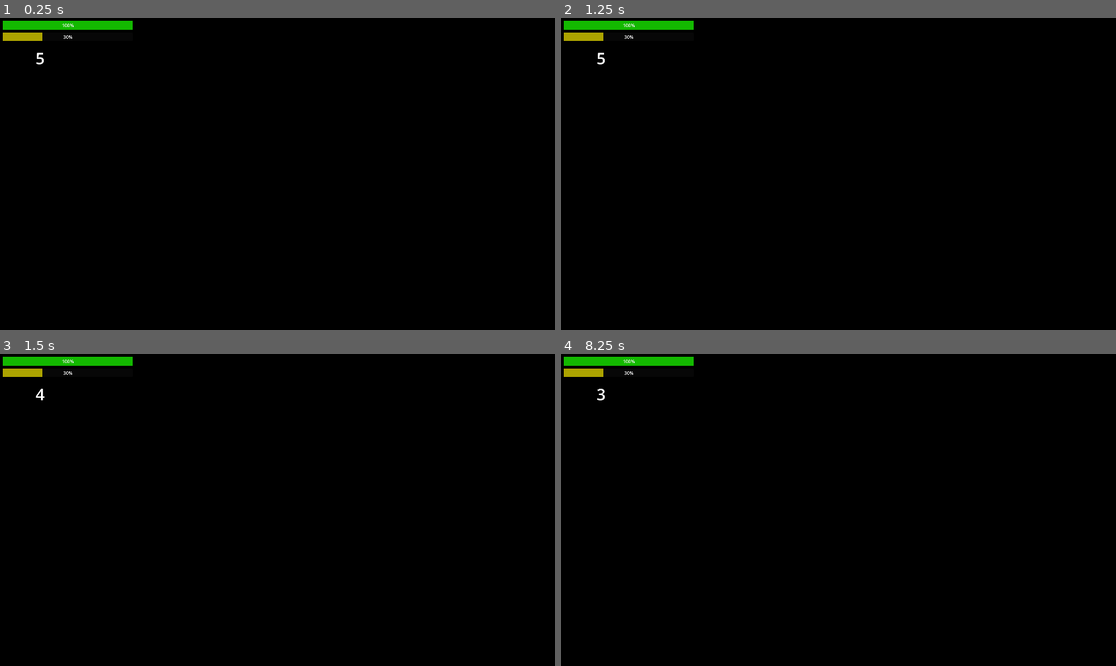
Above: before the commit, frames 1-4 (two rows, left to right).
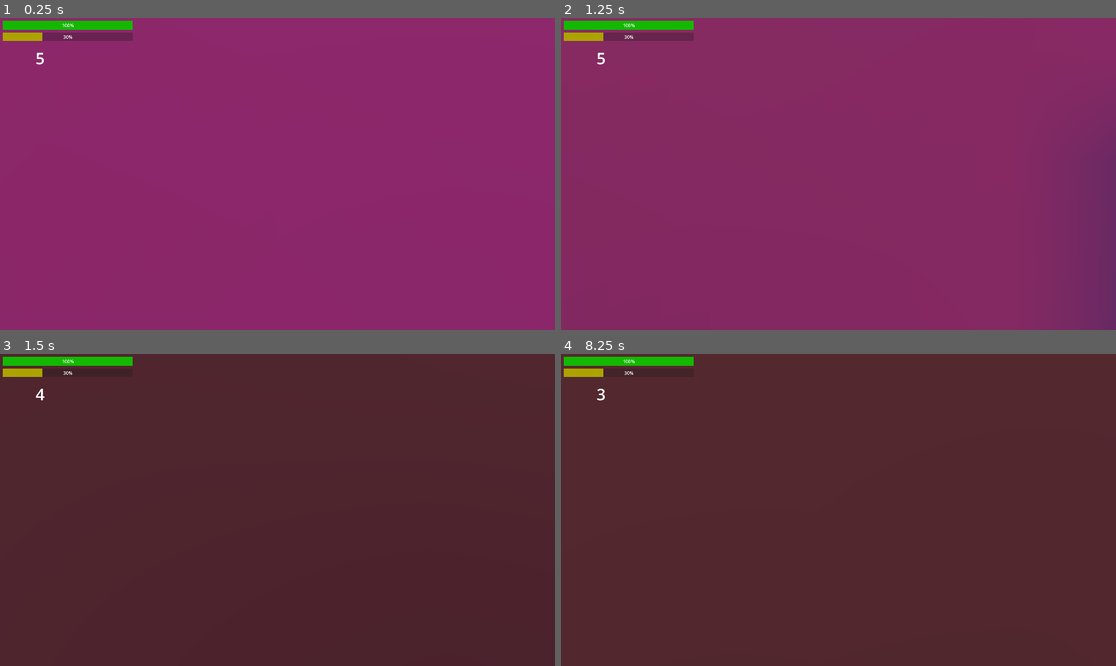
Above: after the commit, the same moments.

Repository: zalt00/SlipFeetpics
Game: Godot game, scene res://scenes/levels/level_4.tscn
The game is run twice, just before and just after one commit, with the same random seed, the same clock (stepped at 60 frames per second) and the same inputs. The project has no main scene, so this scene is started directly.
Inputs (mouse positions are in pixels of both pictures, inside the frame that each line leads up to):
- Up to frame 1 (0.25 s): no input
- Up to frame 2 (1.25 s): tap Enter (pause) at 0.5 s; move the mouse to (866, 174) at 0.52 s; hold W (avant) from 0.53 s (still down); tap S (arrière) at 0.6 s
- Up to frame 3 (1.5 s): keep holding W (avant); move the mouse to (249, 510) at 1.27 s; click (249, 510) at 1.35 s
- Up to frame 4 (8.25 s): tap Space at 2, 3.5, 5 s; move the mouse to (849, 503) at 2.02 s; tap Middle mouse button (tirer_secondaire) at 2.1 s; tap Enter (pause) at 2.75, 4.25 s; move the mouse to (832, 516) at 2.77 s; right-click (832, 516) at 2.85 s; move the mouse to (877, 513) at 3.52 s; tap Z at 3.6 s; move the mouse to (794, 506) at 4.27 s; tap E at 4.35 s; move the mouse to (844, 510) at 5.02 s; tap Shift at 5.1 s; move the mouse to (816, 503) at 5.77 s; release W (avant) at 5.78 s; hold D (droite) 5.78-6.53 s; tap Alt at 5.85 s; move the mouse to (866, 510) at 6.52 s; hold W (avant) from 6.53 s (still down); tap P at 6.6 s; move the mouse to (810, 510) at 7.27 s; tap S (arrière) at 7.35 s; move the mouse to (849, 503) at 8.02 s; click (849, 503) at 8.1 s

The runs differ from the first frame. In frame 1, 99% of the frame differs, in the area x 0-100%, y 0-100%; in frame 2, 99%; in frame 3, 99%; in frame 4, 99%.

Commit message:
Niveau 4 avec boules rebondissantes

Diff:
--- a/scenes/antimatter_grenade.tscn
+++ b/scenes/antimatter_grenade.tscn
@@ -26,6 +26,7 @@
 
 [node name="Timer" type="Timer" parent="."]
 process_callback = 0
+wait_time = 0.5
 
 [node name="Explosion" type="CSGBox3D" parent="."]
 transform = Transform3D(3, 0, 0, 0, 3, 0, 0, 0, 3, 0, 0, 0)
--- a/scenes/levels/level_4.tscn
+++ b/scenes/levels/level_4.tscn
@@ -1,7 +1,10 @@
-[gd_scene load_steps=5 format=3 uid="uid://cnfl6dqqxuu3s"]
+[gd_scene load_steps=8 format=3 uid="uid://cnfl6dqqxuu3s"]
 
 [ext_resource type="PackedScene" uid="uid://bjqcqg24t4o3" path="res://scenes/fps_player.tscn" id="1_73wpq"]
 [ext_resource type="PackedScene" path="res://scenes/switch.tscn" id="2_ubrp4"]
+[ext_resource type="PackedScene" uid="uid://d0py50h4lucdc" path="res://scenes/red_sky.tscn" id="3_ys2ae"]
+
+[sub_resource type="StandardMaterial3D" id="StandardMaterial3D_cwr2m"]
 
 [sub_resource type="SphereMesh" id="SphereMesh_mepwx"]
 radius = 0.2
@@ -10,6 +13,10 @@
 [sub_resource type="SphereShape3D" id="SphereShape3D_koq64"]
 radius = 0.2
 
+[sub_resource type="PhysicsMaterial" id="PhysicsMaterial_nik65"]
+friction = 0.0
+bounce = 0.7
+
 [node name="Level4" type="Node3D"]
 
 [node name="Breakable" type="CSGCombiner3D" parent="."]
@@ -18,9 +25,37 @@
 [node name="CSGBox3D" type="CSGBox3D" parent="Breakable"]
 size = Vector3(5, 1, 5)
 
-[node name="CSGBox3D3" type="CSGBox3D" parent="Breakable"]
-transform = Transform3D(1, 0, 0, 0, 1, 0, 0, 0, 1, -3, 0, 9)
-size = Vector3(11, 1, 5)
+[node name="CSGBox3D9" type="CSGBox3D" parent="Breakable"]
+transform = Transform3D(1, 0, 0, 0, 1, 0, 0, 0, 1, 0, 3, 9)
+size = Vector3(1, 1, 5)
+
+[node name="CSGBox3D6" type="CSGBox3D" parent="Breakable"]
+transform = Transform3D(1, 0, 0, 0, 1, 0, 0, 0, 1, 4, 1.83187, 9)
+size = Vector3(1, 1, 5)
+
+[node name="CSGBox3D10" type="CSGBox3D" parent="Breakable"]
+transform = Transform3D(1, 0, 0, 0, 1, 0, 0, 0, 1, 4.5, -1.16813, 9)
+size = Vector3(4, 1, 5)
+
+[node name="CSGBox3D13" type="CSGBox3D" parent="Breakable"]
+transform = Transform3D(1, 0, 0, 0, 1, 0, 0, 0, 1, 4.5, -6.16813, 11)
+size = Vector3(8, 3, 5)
+
+[node name="CSGBox3D11" type="CSGBox3D" parent="Breakable"]
+transform = Transform3D(1, 0, 0, 0, 0.965926, -0.258819, 0, 0.258819, 0.965926, 4.5, -3.16813, 9)
+size = Vector3(4, 1, 5)
+
+[node name="CSGBox3D12" type="CSGBox3D" parent="Breakable"]
+transform = Transform3D(1, 0, 0, 0, 0.965926, 0.258819, 0, -0.258819, 0.965926, 4.5, -3.16813, 14)
+size = Vector3(4, 1, 5)
+
+[node name="CSGBox3D7" type="CSGBox3D" parent="Breakable"]
+transform = Transform3D(1, 0, 0, 0, 1, 0, 0, 0, 1, 3.24634, 2.75636, 8.68701)
+size = Vector3(0.507324, 1, 0.374023)
+
+[node name="CSGBox3D8" type="CSGBox3D" parent="Breakable"]
+transform = Transform3D(1, 0, 0, 0, 1, 0, 0, 0, 1, 3.24634, 2.75636, 9.68701)
+size = Vector3(0.507324, 1, 0.374023)
 
 [node name="CSGBox3D4" type="CSGBox3D" parent="Breakable"]
 transform = Transform3D(1, 0, 0, 0, 1, 0, 0, 0, 1, -2.94524, -1, 13.4958)
@@ -35,6 +70,60 @@
 transform = Transform3D(1, 0, 0, 0, 1, 0, 0, 0, 1, -3, 3.53518, -0.366943)
 size = Vector3(1, 1, 0.266113)
 
+[node name="CSGBox3D14" type="CSGBox3D" parent="Breakable"]
+transform = Transform3D(1, 0, 0, 0, 1, 0, 0, 0, 1, -9, 1.82123, 7.5)
+size = Vector3(3, 2.64246, 2)
+material = SubResource("StandardMaterial3D_cwr2m")
+
+[node name="CSGBox3D16" type="CSGBox3D" parent="Breakable"]
+transform = Transform3D(1, 0, 0, 0, 1, 0, 0, 0, 1, -9, 2.5, 13.5)
+size = Vector3(3, 4, 2)
+
+[node name="CSGBox3D15" type="CSGBox3D" parent="Breakable"]
+transform = Transform3D(1, 0, 0, 0, 1, 0, 0, 0, 1, -9, 2.5, 5)
+size = Vector3(5, 4, 1)
+
+[node name="CSGBox3D17" type="CSGBox3D" parent="Breakable"]
+transform = Transform3D(1, 0, 0, 0, 1, 0, 0, 0, 1, -9, 2.5, -1)
+size = Vector3(5, 4, 9)
+
+[node name="CSGBox3D18" type="CSGBox3D" parent="Breakable"]
+transform = Transform3D(-4.37114e-08, 0, 1, 0, 1, 0, -1, 0, -4.37114e-08, -13, 2.5, 5)
+size = Vector3(5, 4, 1)
+
+[node name="CSGBox3D19" type="CSGBox3D" parent="Breakable"]
+transform = Transform3D(-4.37114e-08, 0, 1, 0, 1, 0, -1, 0, -4.37114e-08, -15, 2.5, 5)
+size = Vector3(5, 4, 1)
+
+[node name="CSGBox3D20" type="CSGBox3D" parent="Breakable"]
+transform = Transform3D(-1, 0, -8.74228e-08, 0, 1, 0, 8.74228e-08, 0, -1, -16.5, 2.5, 12.5)
+size = Vector3(8, 4, 2)
+
+[node name="CSGBox3D23" type="CSGBox3D" parent="Breakable"]
+transform = Transform3D(1, 0, 0, 0, 1, 0, 0, 0, 1, -28.5, -4, 4.5)
+size = Vector3(18, 17, 14)
+
+[node name="CSGBox3D22" type="CSGBox3D" parent="Breakable"]
+transform = Transform3D(1, 0, 0, 0, 1, 0, 0, 0, 1, -19.3687, 1.61322, 9.02881)
+operation = 2
+size = Vector3(3, 3, 2)
+
+[node name="CSGBox3D21" type="CSGBox3D" parent="Breakable"]
+transform = Transform3D(1, 0, 0, 0, 1, 0, 0, 0, 1, -27.8687, -2.43469, 4.70905)
+operation = 2
+size = Vector3(16, 13, 12.6395)
+
+[node name="CSGBox3D3" type="CSGBox3D" parent="Breakable"]
+transform = Transform3D(13.8886, 0, 0, 0, 1, 0, 0, 0, 13.8886, -27.8687, -2.91074, 4.70905)
+
+[node name="CSGBox3D24" type="CSGBox3D" parent="Breakable"]
+transform = Transform3D(13.4378, 0.252694, 0, -3.50956, 0.967546, 0, 0, 0, 13.8886, -31.2754, -6.91074, 4.70905)
+size = Vector3(0.509411, 1, 1)
+
+[node name="CSGBox3D25" type="CSGBox3D" parent="Breakable"]
+transform = Transform3D(-13.4378, -0.252694, -1.21418e-06, -3.50956, 0.967546, 0, 1.17477e-06, 2.20912e-08, -13.8886, -24.2754, -6.91074, 4.70905)
+size = Vector3(0.509411, 1, 1)
+
 [node name="Unbreakable" type="CSGCombiner3D" parent="."]
 use_collision = true
 
@@ -59,6 +148,10 @@
 transform = Transform3D(1, 0, 0, 0, 1, 0, 0, 0, 1, -0.5, 1, 4.5)
 size = Vector3(2, 1, 2)
 
+[node name="CSGBox3D17" type="CSGBox3D" parent="Unbreakable"]
+transform = Transform3D(0.866025, -0.5, 0, 0.5, 0.866025, 0, 0, 0, 1, -28.5, 1, 9.5)
+size = Vector3(2, 1, 2)
+
 [node name="CSGBox3D6" type="CSGBox3D" parent="Unbreakable"]
 transform = Transform3D(1, 0, 0, 0, 1, 0, 0, 0, 1, -3.5, 2, 4.5)
 size = Vector3(2, 1, 2)
@@ -94,6 +187,10 @@
 transform = Transform3D(0.71539, -0.147551, 0.682968, 0.361552, 0.91459, -0.181124, -0.59791, 0.376503, 0.707636, -2.81425, -1.76816, 13.38)
 size = Vector3(2, 1, 2)
 
+[node name="CSGBox3D14" type="CSGBox3D" parent="Unbreakable"]
+transform = Transform3D(1, 0, 0, 0, 1, 0, 0, 0, 1, -9.5, 0, 9)
+size = Vector3(24, 1, 5)
+
 [node name="player" parent="." node_paths=PackedStringArray("breakable") instance=ExtResource("1_73wpq")]
 transform = Transform3D(1, 0, 0, 0, 1, 0, 0, 0, 1, 0, 1, 0)
 breakable = NodePath("../Breakable")
@@ -116,5 +213,92 @@
 [node name="CollisionShape3D" type="CollisionShape3D" parent="Marble2"]
 shape = SubResource("SphereShape3D_koq64")
 
+[node name="GlowingMarble" type="RigidBody3D" parent="."]
+transform = Transform3D(1, 0, 0, 0, 1, 0, 0, 0, 1, 4.26012, 2.98793, 9.47087)
+physics_material_override = SubResource("PhysicsMaterial_nik65")
+
+[node name="MeshInstance3D" type="MeshInstance3D" parent="GlowingMarble"]
+mesh = SubResource("SphereMesh_mepwx")
+
+[node name="CollisionShape3D" type="CollisionShape3D" parent="GlowingMarble"]
+shape = SubResource("SphereShape3D_koq64")
+
+[node name="OmniLight3D" type="OmniLight3D" parent="GlowingMarble"]
+light_color = Color(1, 0, 0, 1)
+light_specular = 0.0
+shadow_enabled = true
+omni_range = 26.147
+omni_attenuation = 0.707106
+
+[node name="GlowingMarble2" type="RigidBody3D" parent="."]
+transform = Transform3D(1, 0, 0, 0, 1, 0, 0, 0, 1, -28.7399, 3.72787, 10.4709)
+physics_material_override = SubResource("PhysicsMaterial_nik65")
+linear_damp_mode = 1
+
+[node name="MeshInstance3D" type="MeshInstance3D" parent="GlowingMarble2"]
+mesh = SubResource("SphereMesh_mepwx")
+
+[node name="CollisionShape3D" type="CollisionShape3D" parent="GlowingMarble2"]
+shape = SubResource("SphereShape3D_koq64")
+
+[node name="OmniLight3D" type="OmniLight3D" parent="GlowingMarble2"]
+light_color = Color(0, 1, 0, 1)
+light_specular = 0.0
+shadow_enabled = true
+omni_range = 26.147
+omni_attenuation = 0.707106
+
+[node name="GlowingMarble3" type="RigidBody3D" parent="."]
+transform = Transform3D(1, 0, 0, 0, 1, 0, 0, 0, 1, 4.26012, 2.98793, 8.47087)
+physics_material_override = SubResource("PhysicsMaterial_nik65")
+
+[node name="MeshInstance3D" type="MeshInstance3D" parent="GlowingMarble3"]
+mesh = SubResource("SphereMesh_mepwx")
+
+[node name="CollisionShape3D" type="CollisionShape3D" parent="GlowingMarble3"]
+shape = SubResource("SphereShape3D_koq64")
+
+[node name="OmniLight3D" type="OmniLight3D" parent="GlowingMarble3"]
+light_color = Color(0, 0, 1, 1)
+light_specular = 0.0
+shadow_enabled = true
+omni_range = 26.147
+omni_attenuation = 0.707106
+
 [node name="switch" parent="." instance=ExtResource("2_ubrp4")]
 transform = Transform3D(1, 0, 0, 0, 1, 0, 0, 0, 1, -3.07666, -0.359413, -4.10834)
+
+[node name="RedSky" parent="." instance=ExtResource("3_ys2ae")]
+
+[node name="SpotLight3D" type="SpotLight3D" parent="."]
+transform = Transform3D(1, 0, 0, 0, 0.939907, 0.34143, 0, -0.34143, 0.939907, -9.78859, 3.91006, 10.5535)
+light_color = Color(1, 0, 0, 1)
+shadow_enabled = true
+distance_fade_begin = 4096.0
+distance_fade_length = 4096.0
+spot_range = 22.686
+spot_attenuation = 0.0
+spot_angle = 25.0
+spot_angle_attenuation = 1.41421e-05
+
+[node name="SpotLight3D2" type="SpotLight3D" parent="."]
+transform = Transform3D(1, 0, 0, 0, 0.939907, 0.34143, 0, -0.34143, 0.939907, -7.90081, 3.91482, 10.5535)
+light_color = Color(0, 1, 0, 1)
+shadow_enabled = true
+distance_fade_begin = 4096.0
+distance_fade_length = 4096.0
+spot_range = 22.686
+spot_attenuation = 0.0
+spot_angle = 21.36
+spot_angle_attenuation = 1.41421e-05
+
+[node name="SpotLight3D3" type="SpotLight3D" parent="."]
+transform = Transform3D(1, 0, 0, 0, 0.939907, 0.34143, 0, -0.34143, 0.939907, -8.56154, 2.16382, 10.5535)
+light_color = Color(0, 0, 1, 1)
+shadow_enabled = true
+distance_fade_begin = 4096.0
+distance_fade_length = 4096.0
+spot_range = 22.686
+spot_attenuation = 0.0
+spot_angle = 23.18
+spot_angle_attenuation = 1.41421e-05
--- /dev/null
+++ b/scenes/red_sky.tscn
@@ -0,0 +1,18 @@
+[gd_scene load_steps=4 format=3 uid="uid://d0py50h4lucdc"]
+
+[sub_resource type="ProceduralSkyMaterial" id="ProceduralSkyMaterial_wnr18"]
+sky_top_color = Color(0.646792, 0.33571, 0.426091, 1)
+sky_horizon_color = Color(0.950918, 0.51877, 0.368889, 1)
+ground_bottom_color = Color(0.256743, 0.112499, 0.236805, 1)
+ground_horizon_color = Color(0.728992, 0.317701, 0.464895, 1)
+ground_curve = 0.00812251
+
+[sub_resource type="Sky" id="Sky_2p4sb"]
+sky_material = SubResource("ProceduralSkyMaterial_wnr18")
+
+[sub_resource type="Environment" id="Environment_hh1p6"]
+background_mode = 2
+sky = SubResource("Sky_2p4sb")
+
+[node name="RedSky" type="WorldEnvironment"]
+environment = SubResource("Environment_hh1p6")
